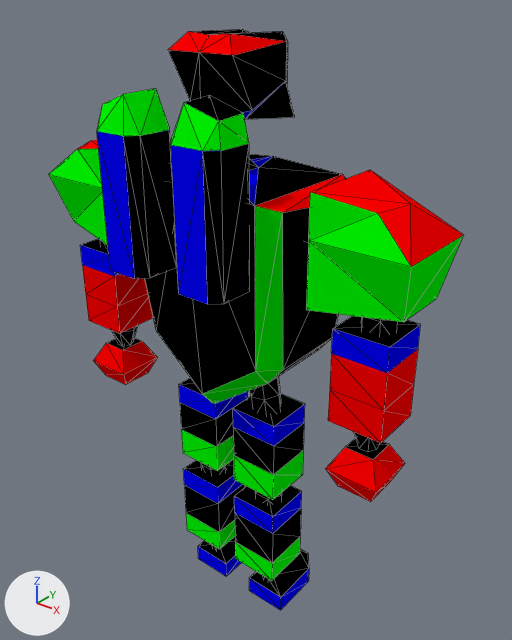
A saved change to the Blender file Assets/Units/Mech/MechBase.blend.
Camera for both pictures: a 50 mm camera at (0.819, -0.971, 1.309) aimed at (0.019, 0.03, 0.689). Arrows for +X, +Y and +Z are at lower left; the lights stay in place. Mesh edges are drawn as thin lines.

Names of what the first picture shows: 'Mech'.
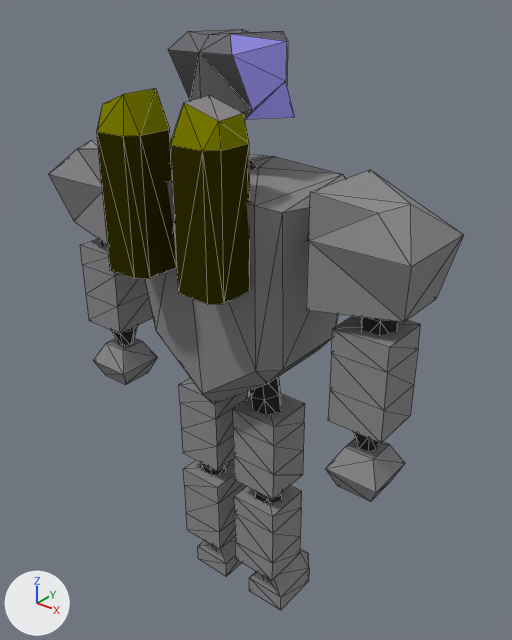
Diff of the bpy script that builds the scene:
```diff
--- a/Assets/Units/Mech/MechBase.blend.py
+++ b/Assets/Units/Mech/MechBase.blend.py
@@ img_main @@
+img_main = load_image('Main', 'Main.png', 1024, 1024, 'sRGB')
@@ mat_material @@
 mat_material = diffuse_material('Material')
-mat_material.texture = img_key
+mat_material.texture = img_main
```

Boxes [x1, y1, x2, y2] around the edits, measured in the pictures (512 x 640 px):
'Mech', surface changed
    both: [48, 29, 463, 610]
